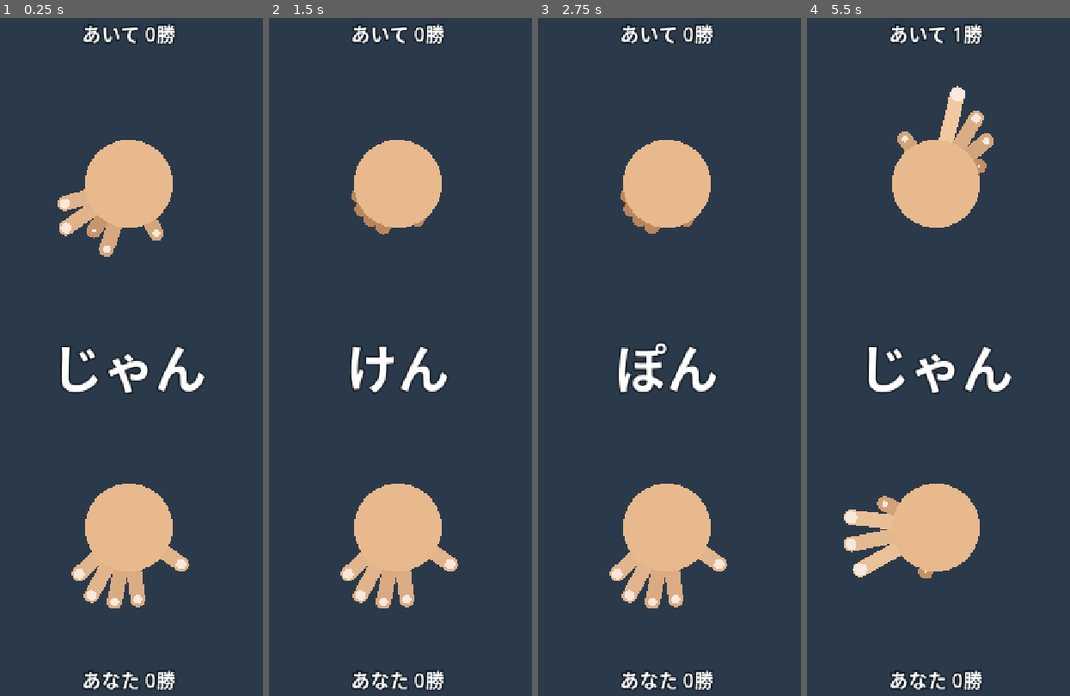
Above: before the commit, frames 1-4 (left to right).
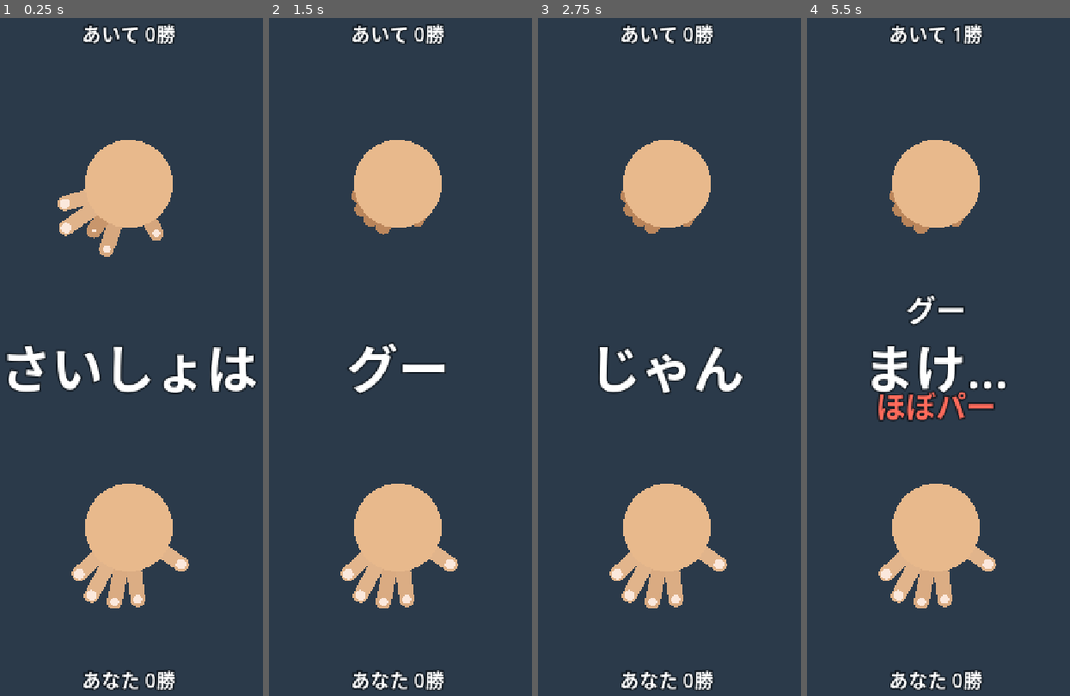
Above: after the commit, the same moments.

Repository: Omezi42/janken
Game: Godot game, scene res://scenes/battle.tscn
Same seed, same stepped clock (60 frames per second), same inputs: the game is played once before the commit and once after it.
Inputs (mouse positions are in pixels of both pictures, inside the frame that each line leads up to):
- Up to frame 1 (0.25 s): no input
- Up to frame 2 (1.5 s): drag from (397, 180) to (437, 207) at 0.52 s; tap Enter at 1.25 s; drag from (397, 526) to (379, 492) at 1.27 s
- Up to frame 3 (2.75 s): move the mouse to (706, 207) at 2.02 s; click (706, 207) at 2.17 s
- Up to frame 4 (5.5 s): tap Space at 2.75, 4.25 s; drag from (917, 492) to (820, 255) at 2.77 s; tap Enter at 3.5 s; move the mouse to (1051, 458) at 3.52 s; click (1051, 458) at 3.67 s; drag from (820, 255) to (878, 180) at 4.27 s; move the mouse to (954, 357) at 5.02 s; click (954, 357) at 5.17 s

The runs differ from the first frame. In frame 1, 3.1% of the frame differs, in the area x 1-99%, y 48-56%; in frame 2, 1.3%; in frame 3, 2.2%; in frame 4, 7.5%, in the area x 14-79%, y 10-88%.

Commit message:
掛け声に「さいしょは・グー」を足して操作できる時間を5秒に延ばした
Co-Authored-By: Claude Opus 5.5 <noreply@anthropic.com>

Diff:
--- a/data/match_config.tres
+++ b/data/match_config.tres
@@ -5,6 +5,6 @@
 [resource]
 script = ExtResource("1_match")
 wins_to_finish = 3
-call_segment_seconds = Array[float]([1.0, 1.0, 1.0])
-call_words = Array[String](["じゃん", "けん", "ぽん"])
+call_segment_seconds = Array[float]([1.0, 1.0, 1.0, 1.0, 1.0])
+call_words = Array[String](["さいしょは", "グー", "じゃん", "けん", "ぽん"])
 result_display_seconds = 2.0
--- a/scripts/data/match_config.gd
+++ b/scripts/data/match_config.gd
@@ -3,7 +3,7 @@
 ## 試合の数値(GameDesign 5章)。
 
 @export var wins_to_finish: int
-## 掛け声の各区間(じゃん・けん・ぽん)の秒数。
+## 掛け声の各区間(さいしょは・グー・じゃん・けん・ぽん)の秒数。
 @export var call_segment_seconds: Array[float] = []
 ## 掛け声の各区間に表示する文字。call_segment_seconds と同じ並び。
 @export var call_words: Array[String] = []
--- a/tools/tests/local_match_tests.gd
+++ b/tools/tests/local_match_tests.gd
@@ -19,8 +19,8 @@
 
 
 func _test_call_segments(assert_true: Callable) -> void:
-	var segments := [0.0, 0.99, 1.0, 2.5, 3.0]
-	var expected := [0, 0, 1, 2, 3]
+	var segments := [0.0, 0.99, 1.0, 4.5, 5.0]
+	var expected := [0, 0, 1, 4, 5]
 	for i in segments.size():
 		var actual := _match_config.call_segment_at(segments[i])
 		assert_true.call(
@@ -77,7 +77,7 @@
 	assert_true.call(log["winner"] == game.state.winner(), "勝者が通知される")
 	assert_true.call(game.state.wins.max() == _match_config.wins_to_finish, "3勝で終わる")
 	assert_true.call(not game.can_operate(), "試合終了後は操作できない")
-	assert_true.call(log["segments"].slice(0, 3) == [0, 1, 2], "じゃん・けん・ぽんの順に進む")
+	assert_true.call(log["segments"].slice(0, 5) == [0, 1, 2, 3, 4], "さいしょは〜ぽんの順に進む")
 	var rounds_played: int = log["rounds"]
 	game.start(SEED)
 	assert_true.call(
--- a/tools/tests/match_tests.gd
+++ b/tools/tests/match_tests.gd
@@ -15,7 +15,7 @@
 func run(assert_true: Callable) -> void:
 	_test_round_rules(assert_true)
 	_test_match_state(assert_true)
-	assert_true.call(is_equal_approx(_match_config.call_total_seconds(), 3.0), "掛け声は合計3秒")
+	assert_true.call(is_equal_approx(_match_config.call_total_seconds(), 5.0), "掛け声は合計5秒")
 
 
 func _test_round_rules(assert_true: Callable) -> void:
Not shown, changed: docs/GameDesign.md
